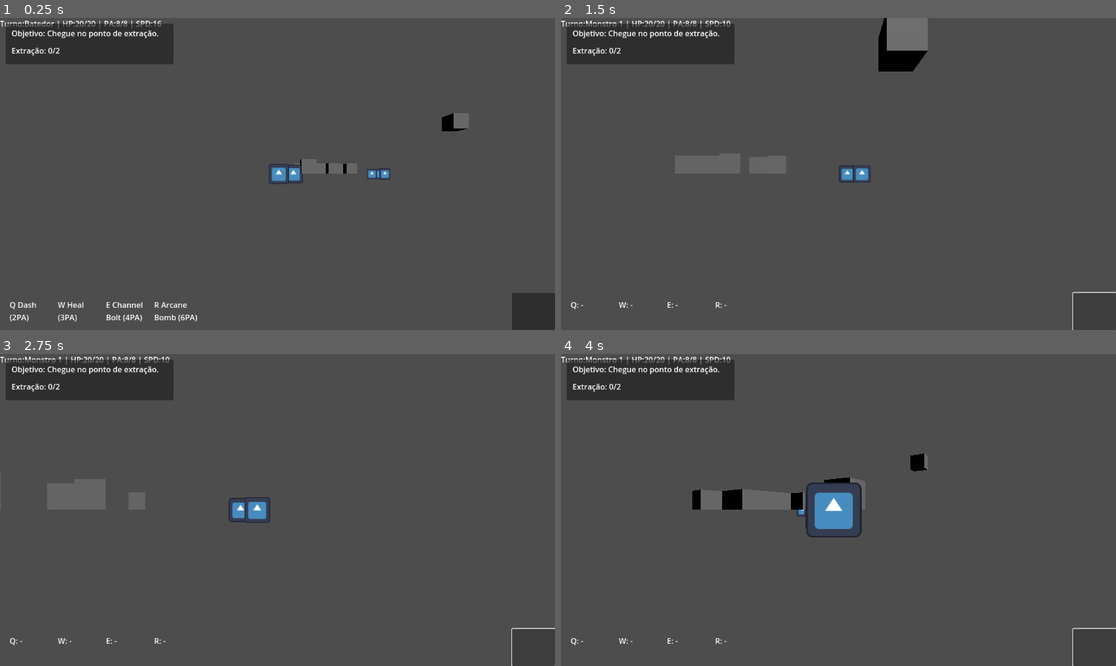
Above: before the commit, frames 1-4 (two rows, left to right).
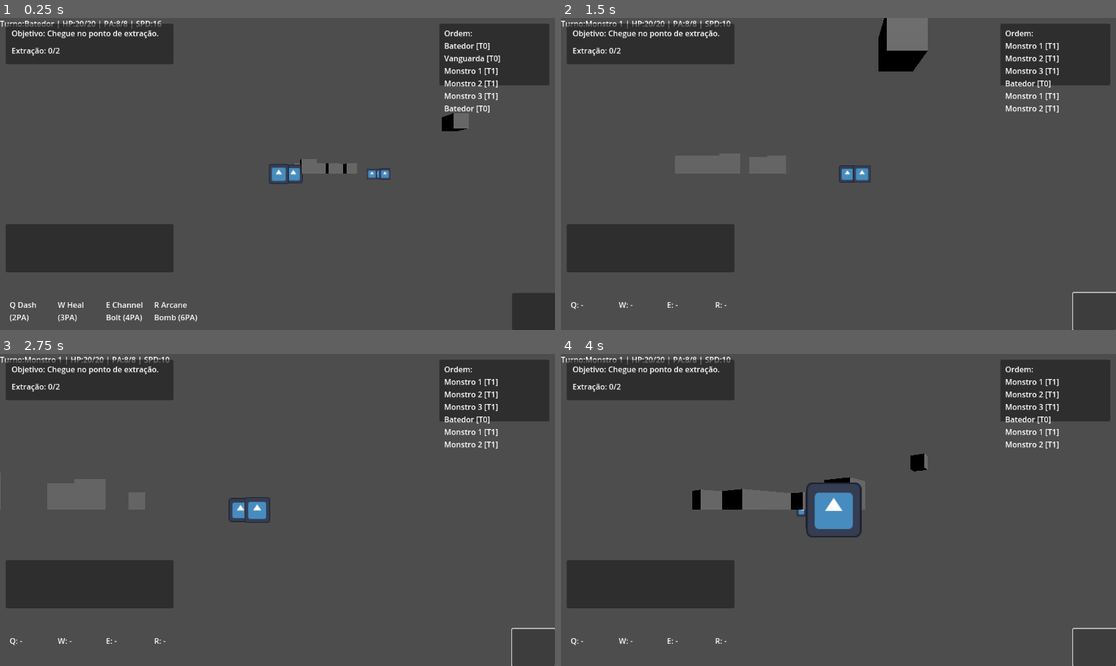
Above: after the commit, the same moments.

Repository: andrecc2507/JOGO
Game: Godot game, scene res://scene/main.tscn
Same seed, same stepped clock (60 frames per second), same inputs: the game is played once before the commit and once after it. The engine's default icon, where the game draws it, is replaced by a stand-in: a white triangle on a blue panel in a dark square.
Inputs (mouse positions are in pixels of both pictures, inside the frame that each line leads up to):
- Up to frame 1 (0.25 s): no input
- Up to frame 2 (1.5 s): click (1093, 311) at 0.5 s; tap Enter at 1.25 s; move the mouse to (960, 158) at 1.27 s; hold D from 1.28 s (still down); hold Shift from 1.28 s (still down); click (960, 158) at 1.42 s
- Up to frame 3 (2.75 s): move the mouse to (166, 525) at 2.02 s; release D at 2.03 s; release Shift at 2.03 s; hold S from 2.03 s (still down); tap Shift at 2.1 s; click (166, 525) at 2.17 s
- Up to frame 4 (4 s): move the mouse to (894, 441) at 2.77 s; release S at 2.78 s; hold D 2.78-3.53 s; hold Q 2.78-3.53 s; click (894, 441) at 2.92 s; tap Shift at 3.05, 3.8 s; move the mouse to (810, 572) at 3.52 s; hold W from 3.53 s (still down); tap E at 3.6 s; click (810, 572) at 3.67 s

The runs differ from the first frame. In frame 1, 8.5% of the frame differs, in the area x 1-99%, y 2-82%; in frame 2, 8.5%; in frame 3, 8.5%; in frame 4, 8.5%.
Error after the commit: Invalid assignment of property or key 'ring_radius' with value of type 'float' on a base object of type 'TorusMesh'. (res://scripts/tactical/tactical_controlle…

Commit message:
Enhance tactical camera and combat UX

Diff:
--- a/scripts/camera/camera_rig.gd
+++ b/scripts/camera/camera_rig.gd
@@ -6,6 +6,9 @@
 @export var zoom_speed := 2.0
 @export var zoom_min := 6.0
 @export var zoom_max := 26.0
+@export var pitch_speed := 1.1
+@export var pitch_min_deg := -65.0
+@export var pitch_max_deg := -15.0
 @export var smoothing := 10.0
 @export var allow_rotate := true
 @export var allow_pan := true
@@ -23,11 +26,14 @@
 var _current_pos: Vector3
 var _target_yaw: float = 0.0
 var _current_yaw: float = 0.0
+var _target_pitch: float = deg_to_rad(-35.0)
+var _current_pitch: float = deg_to_rad(-35.0)
 var _target_zoom: float = 14.0
 var _current_zoom: float = 14.0
 
 var _rotating: bool = false
 var _panning: bool = false
+var _input_enabled: bool = true
 var _last_pan_point: Vector3
 
 var _pivot: Node3D
@@ -52,11 +58,19 @@
 		_cam.get_parent().remove_child(_cam)
 		_pivot.add_child(_cam)
 		_cam.global_transform = old_global
+	elif _cam == null:
+		_input_enabled = false
+		set_process(false)
+		set_process_unhandled_input(false)
+		push_error("CameraRig: Camera3D not found. Input disabled.")
 
 	_target_pos = global_position
 	_current_pos = global_position
 	_current_yaw = rotation.y
 	_target_yaw = rotation.y
+	if _pivot != null:
+		_current_pitch = _pivot.rotation.x
+		_target_pitch = _current_pitch
 
 	if _cam != null:
 		_current_zoom = _cam.position.z
@@ -83,7 +97,7 @@
 	_target_pos = _clamp_to_bounds(_target_pos)
 
 func _unhandled_input(event: InputEvent) -> void:
-	if _cam == null:
+	if _cam == null or not _input_enabled:
 		return
 
 	if event is InputEventMouseButton:
@@ -105,7 +119,13 @@
 
 	if event is InputEventMouseMotion:
 		if allow_rotate and _rotating:
-			_target_yaw -= event.relative.x * rotate_speed * 0.01
+			if Input.is_key_pressed(KEY_SHIFT):
+				_target_pitch -= event.relative.y * pitch_speed * 0.01
+				var min_pitch = deg_to_rad(pitch_min_deg)
+				var max_pitch = deg_to_rad(pitch_max_deg)
+				_target_pitch = clamp(_target_pitch, min_pitch, max_pitch)
+			else:
+				_target_yaw -= event.relative.x * rotate_speed * 0.01
 		if allow_pan and _panning:
 			var current_point = _get_ground_point(event.position)
 			if current_point != null and _last_pan_point != null:
@@ -115,7 +135,7 @@
 				_last_pan_point = current_point
 
 func _process(delta: float) -> void:
-	if _cam == null:
+	if _cam == null or not _input_enabled:
 		return
 
 	_handle_keyboard_pan(delta)
@@ -124,6 +144,7 @@
 
 	_current_pos = _current_pos.lerp(_target_pos, 1.0 - exp(-smoothing * delta))
 	_current_yaw = lerp_angle(_current_yaw, _target_yaw, 1.0 - exp(-smoothing * delta))
+	_current_pitch = lerp_angle(_current_pitch, _target_pitch, 1.0 - exp(-smoothing * delta))
 	_current_zoom = lerp(_current_zoom, _target_zoom, 1.0 - exp(-smoothing * delta))
 
 	_apply_transform(false)
@@ -211,12 +232,16 @@
 	if immediate:
 		global_position = _target_pos
 		rotation.y = _target_yaw
+		if _pivot:
+			_pivot.rotation.x = _target_pitch
 		if _cam:
 			_cam.position.z = _target_zoom
 		return
 
 	global_position = _current_pos
 	rotation.y = _current_yaw
+	if _pivot:
+		_pivot.rotation.x = _current_pitch
 	if _cam:
 		_cam.position.z = _current_zoom
 
--- a/scripts/core/TimelineManager.gd
+++ b/scripts/core/TimelineManager.gd
@@ -39,6 +39,38 @@
 
 func get_active_unit() -> Unit:
 	return _active
+
+func get_turn_preview(count: int = 6) -> Array[Unit]:
+	var units := _units.filter(func(u): return u != null and not u.dead)
+	if units.is_empty() or count <= 0:
+		return []
+
+	var time := _time.duplicate()
+	var preview: Array[Unit] = []
+	var active: Unit = _active
+
+	for _i in range(count):
+		if active == null:
+			active = _pick_next_candidate(units, time)
+		if active == null:
+			break
+		preview.append(active)
+		var spd = max(1, active.speed)
+		var cost = tick_per_turn / float(spd)
+		time[active] = float(time.get(active, 0.0)) + cost
+		active = null
+
+	return preview
+
+func _pick_next_candidate(units: Array[Unit], time: Dictionary) -> Unit:
+	var best: Unit = null
+	var best_t: float = INF
+	for u in units:
+		var t = float(time.get(u, 0.0))
+		if t < best_t:
+			best_t = t
+			best = u
+	return best
 
 
 func _process(_delta: float) -> void:
--- a/scripts/tactical/tactical_controller.gd
+++ b/scripts/tactical/tactical_controller.gd
@@ -65,7 +65,13 @@
 var target_ring: MeshInstance3D
 var _active_ring_mat: StandardMaterial3D
 var _target_ring_mat: StandardMaterial3D
+var _hover_ring_mat: StandardMaterial3D
 var _target_ring_base_color: Color = Color(1.0, 0.65, 0.2, 0.6)
+var _hover_valid_move: Color = Color(0.2, 0.9, 0.4, 0.55)
+var _hover_valid_shoot: Color = Color(1.0, 0.2, 0.2, 0.6)
+var _hover_valid_ability: Color = Color(0.85, 0.65, 0.25, 0.6)
+var _hover_invalid: Color = Color(0.4, 0.4, 0.4, 0.35)
+var _hover_blocked: Color = Color(0.35, 0.1, 0.1, 0.45)
 var target_flash_timer := 0.0
 var _flash_target_cell := Vector2i(-999, -999)
 
@@ -103,6 +109,16 @@
 var _hotbar_root: Control
 var _hotbar_labels: Array[Label] = []
 var _selected_ability: Dictionary = {}
+
+# Combat log
+const LOG_BUFFER_MAX := 8
+var _log_buffer: Array[String] = []
+var _log_panel: Control
+var _log_label: Label
+
+# Turn order UI
+var _turn_panel: Control
+var _turn_label: Label
 
 func _ready() -> void:
 	_ensure_visuals()
@@ -112,6 +128,8 @@
 	_ensure_objective_marker()
 	_ensure_mission_ui()
 	_ensure_fx()
+	_ensure_log_ui()
+	_ensure_turn_order_ui()
 	if _cam == null:
 		_cam = get_node_or_null("../CameraRig/Pivot/Camera3D") as Camera3D
 
@@ -146,6 +164,8 @@
 	mission_turn_limit = int(mission.get("turn_limit", 0))
 	mission_state = {"completed": false, "failed": false, "turns": 0}
 	_last_active_team = -1
+	_log_buffer.clear()
+	_update_log_ui()
 
 	_build_map_from_mission()
 	_spawn_units_from_mission()
@@ -293,13 +313,14 @@
 	_selected_ability = {}
 	action_mode = ActionMode.MOVE
 	_refresh_hotbar(u)
-	_refresh_ui(u, Vector2i(-999, -999), null, null)
+	_refresh_ui(u, Vector2i(-999, -999), Vector2i(-999, -999), null, null, _evaluate_ability_target(u, Vector2i(-999, -999)))
 
 	var camrig = get_node_or_null("../CameraRig")
 	if camrig and camrig.has_method("center_on_world"):
 		camrig.center_on_world(u.global_position)
 
 	_update_active_ring(u)
+	_update_turn_order_ui()
 
 	_check_mission_status()
 
@@ -310,6 +331,7 @@
 
 	if end_turn_btn:
 		end_turn_btn.disabled = (act == null or act.team != 0)
+	_update_turn_order_ui()
 
 	if act == null:
 		hover_tile.visible = false
@@ -356,50 +378,50 @@
 		cover_indicator.visible = false
 		_hide_los_visuals()
 		_clear_aoe_preview()
-		_refresh_ui(act, Vector2i(-999, -999), null, null)
-		var ring_cell = _flash_target_cell if target_flash_timer > 0.0 else Vector2i(-999, -999)
-		_update_target_ring(act, ring_cell)
+		var ability_preview = _evaluate_ability_target(act, Vector2i(-999, -999))
+		_refresh_ui(act, Vector2i(-999, -999), Vector2i(-999, -999), null, null, ability_preview)
+		_update_target_ring_for_context(act, Vector2i(-999, -999), ability_preview)
 		return
 
 	var raw_cell: Vector2i = grid.world_to_cell(hit.position)
-	var snapped_cell = _compute_snap_cell(act, raw_cell)
-	_hover_snap = snapped_cell
-	var target_cell = snapped_cell if _reach_cost.has(snapped_cell) else raw_cell
-
-	if _reach_cost.has(snapped_cell):
-		hover_tile.visible = true
-		var wpos = grid.cell_to_world(snapped_cell.x, snapped_cell.y)
-		hover_tile.global_position = wpos + Vector3(0, 0.01, 0)
-		hover_tile.rotation = Vector3(-PI/2, 0, 0)
-
-		_update_aoe_preview(snapped_cell, act)
-
-		var threat = _nearest_enemy_to(snapped_cell)
-		var cover_info = null
-		if threat != null:
-			cover_info = LOS.cover_vs_attacker(grid, snapped_cell, threat.cell)
-			_draw_cover_indicator(snapped_cell, cover_info)
-		else:
-			cover_indicator.visible = false
-
-		var enemy = _unit_at_cell(snapped_cell, 1)
-		var shot_preview = null
-		if enemy != null:
-			shot_preview = _compute_shot_preview(act, enemy)
-			_update_los_visuals_for_shot(act, enemy)
-		else:
-			_hide_los_visuals()
-
-		_refresh_ui(act, snapped_cell, cover_info, shot_preview)
-	else:
+	if not grid.in_bounds(raw_cell.x, raw_cell.y):
 		hover_tile.visible = false
 		cover_indicator.visible = false
 		_hide_los_visuals()
 		_clear_aoe_preview()
-		_refresh_ui(act, Vector2i(-999, -999), null, null)
-
-	var ring_cell = _flash_target_cell if target_flash_timer > 0.0 else target_cell
-	_update_target_ring(act, ring_cell)
+		var ability_preview2 = _evaluate_ability_target(act, Vector2i(-999, -999))
+		_refresh_ui(act, Vector2i(-999, -999), Vector2i(-999, -999), null, null, ability_preview2)
+		_update_target_ring_for_context(act, Vector2i(-999, -999), ability_preview2)
+		return
+	var snapped_cell = _compute_snap_cell(act, raw_cell)
+	_hover_snap = snapped_cell
+	var move_cell = snapped_cell if _reach_cost.has(snapped_cell) else Vector2i(-999, -999)
+	var target_cell = raw_cell
+
+	var cover_info = null
+	if move_cell.x >= 0:
+		var threat = _nearest_enemy_to(move_cell)
+		if threat != null:
+			cover_info = LOS.cover_vs_attacker(grid, move_cell, threat.cell)
+			_draw_cover_indicator(move_cell, cover_info)
+		else:
+			cover_indicator.visible = false
+	else:
+		cover_indicator.visible = false
+
+	var enemy = _unit_at_cell(target_cell, 1)
+	var shot_preview = null
+	if enemy != null:
+		shot_preview = _compute_shot_preview(act, enemy)
+		_update_los_visuals_for_shot(act, enemy)
+	else:
+		_hide_los_visuals()
+
+	_update_aoe_preview(target_cell, act)
+	var ability_preview3 = _evaluate_ability_target(act, target_cell)
+	_update_hover_ring(act, move_cell, target_cell, enemy, shot_preview, ability_preview3)
+	_refresh_ui(act, move_cell, target_cell, cover_info if move_cell.x >= 0 else null, shot_preview, ability_preview3)
+	_update_target_ring_for_context(act, target_cell, ability_preview3)
 
 func _unhandled_input(event: InputEvent) -> void:
 	if not mission_active or mission_state.get("completed", false) or mission_state.get("failed", false):
@@ -535,6 +557,7 @@
 		_flash_target_at_cell(target.cell)
 		if fx:
 			fx.spawn_floating_text("+%d" % amt, target.global_position)
+		_spawn_action_ring(target.global_position, Color(0.3, 1.0, 0.4, 0.65))
 		_log("%s curou %s (+%d)" % [caster.unit_name, target.unit_name, amt])
 		return
 
@@ -551,6 +574,7 @@
 	var dmg = int(a.get("dmg", 0))
 	if dmg > 0:
 		_flash_target_at_cell(target.cell)
+		_spawn_action_ring(target.global_position, Color(0.9, 0.4, 0.2, 0.65))
 		_apply_direct_damage(caster, target, dmg, int(a.get("dmg_type", Damage.DmgType.PIERCING)))
 
 func _resolve_cast_if_ready(caster: Unit) -> void:
@@ -643,27 +667,55 @@
 				break
 		_hotbar_labels[i].text = txt
 
-func _refresh_ui(u: Unit, hover_cell: Vector2i, cover_info, shot_preview) -> void:
+func _refresh_ui(u: Unit, move_cell: Vector2i, target_cell: Vector2i, cover_info, shot_preview, ability_preview: Dictionary) -> void:
 	var base = "Turno:%s | HP:%d/%d | PA:%d/%d | SPD:%d" % [u.unit_name, u.hp, u.max_hp, u.pa, u.pa_max, u.speed]
 	if u.overwatch:
 		base += " | OVERWATCH"
 
-	if hover_cell.x < -100:
-		ui_label.text = base
-		aim_label.text = ""
-		return
-
-	var move_cost = int(_reach_cost.get(hover_cell, -1))
+	var move_cost = int(_reach_cost.get(move_cell, -1)) if move_cell.x >= 0 else -1
 	var cover_txt = "Cover:NONE"
 	if cover_info != null:
 		cover_txt = "Cover:%s(%s)" % [cover_info.type, cover_info.dir_name]
 
-	var shot_txt = ""
+	if move_cell.x < 0:
+		ui_label.text = base
+	else:
+		ui_label.text = "%s | Mover:%dPA | %s" % [base, move_cost, cover_txt]
+
+	var aim_lines: Array[String] = []
 	if shot_preview != null:
-		shot_txt = "Shot:%d%% %s rng %.1f/%.1f" % [shot_preview.hit, shot_preview.los_txt, shot_preview.dist, shot_preview.max_range]
-
-	ui_label.text = "%s | Mover:%dPA | %s" % [base, move_cost, cover_txt]
-	aim_label.text = shot_txt
+		var range_ok = shot_preview.dist <= shot_preview.max_range
+		var los_txt = "LOS" if shot_preview.has_los else "SEM LOS"
+		var cover_type = "NONE"
+		if shot_preview.cover != null:
+			cover_type = String(shot_preview.cover.type)
+		var high_txt = int(shot_preview.high_bonus)
+		aim_lines.append("Hit:%d%% | %s | Range:%.1f/%.1f | Cover:%s | High:%+d" % [
+			shot_preview.hit,
+			los_txt,
+			shot_preview.dist,
+			shot_preview.max_range,
+			cover_type,
+			high_txt
+		])
+		if not shot_preview.has_los:
+			aim_lines.append("SEM LOS")
+		elif not range_ok:
+			aim_lines.append("FORA DO ALCANCE")
+
+	if action_mode == ActionMode.ABILITY and not _selected_ability.is_empty():
+		var nm = String(_selected_ability.get("name", ""))
+		var cost = int(_selected_ability.get("cost_pa", 0))
+		var cd = u.cd_left(nm)
+		var rng = int(_selected_ability.get("range", 0))
+		var tm = int(_selected_ability.get("target_mode", Abilities.TargetMode.CELL))
+		var tm_txt = _ability_target_mode_label(tm)
+		aim_lines.append("Ability:%s | Custo:%dPA | CD:%d | Alcance:%d | Alvo:%s" % [nm, cost, cd, rng, tm_txt])
+		var reason = String(ability_preview.get("reason", ""))
+		if reason != "":
+			aim_lines.append(reason)
+
+	aim_label.text = "" if aim_lines.is_empty() else "\n".join(aim_lines)
 
 func _ensure_mission_ui() -> void:
 	var ui = get_node_or_null("../UI")
@@ -872,6 +924,7 @@
 		fx.spawn_floating_text("-%d" % final_dmg, defender.global_position)
 		if final_dmg > 0:
 			fx.shake_node(defender, 0.08, 0.12)
+	_spawn_action_ring(defender.global_position, Color(1.0, 0.25, 0.2, 0.65))
 	_log("%s acertou %s por %d (HP %d/%d)" % [attacker.unit_name, defender.unit_name, final_dmg, defender.hp, defender.max_hp])
 	if defender.dead:
 		_on_unit_died(defender)
@@ -894,6 +947,7 @@
 		if fx:
 			fx.spawn_tracer(attacker.global_position + Vector3(0, 0.6, 0), defender.global_position + Vector3(0, 0.6, 0))
 			fx.spawn_floating_text("MISS", defender.global_position)
+		_spawn_action_ring(defender.global_position, Color(0.5, 0.5, 0.5, 0.5))
 		return
 
 	var block = clamp(defender.def * 2, 0, 60)
@@ -903,6 +957,7 @@
 		if fx:
 			fx.spawn_tracer(attacker.global_position + Vector3(0, 0.6, 0), defender.global_position + Vector3(0, 0.6, 0))
 			fx.spawn_floating_text("BLOCK", defender.global_position)
+		_spawn_action_ring(defender.global_position, Color(0.65, 0.65, 0.65, 0.55))
 		return
 
 	var raw_dmg = max(1, attacker.get_weapon_dmg() + 5 + int(attacker.dex * 0.5))
@@ -936,6 +991,7 @@
 		"hit": int(hit),
 		"dist": float(dist),
 		"max_range": float(max_range),
+		"high_bonus": int(high_bonus),
 		"cover": cover,
 		"blocker": blocker
 	}
@@ -1090,9 +1146,9 @@
 
 	hover_tile = MeshInstance3D.new()
 	add_child(hover_tile)
-	var hq := QuadMesh.new()
-	hq.size = Vector2(1.0, 1.0)
-	hover_tile.mesh = hq
+	hover_tile.mesh = _make_ring_mesh()
+	_hover_ring_mat = _make_ring_material(_hover_valid_move)
+	hover_tile.material_override = _hover_ring_mat
 	hover_tile.visible = false
 	hover_tile.rotation = Vector3(-PI/2, 0, 0)
 
@@ -1138,9 +1194,12 @@
 	target_ring.rotation = Vector3(-PI/2, 0, 0)
 
 func _make_ring_mesh() -> Mesh:
-	var quad := QuadMesh.new()
-	quad.size = Vector2(0.9, 0.9)
-	return quad
+	var torus := TorusMesh.new()
+	torus.ring_radius = 0.42
+	torus.pipe_radius = 0.045
+	torus.ring_sides = 24
+	torus.pipe_sides = 12
+	return torus
 
 func _make_ring_material(color: Color) -> StandardMaterial3D:
 	var mat := StandardMaterial3D.new()
@@ -1157,6 +1216,245 @@
 	fx = CombatFX.new()
 	fx.name = "CombatFX"
 	add_child(fx)
+
+func _ensure_log_ui() -> void:
+	var ui = get_node_or_null("../UI")
+	if ui == null:
+		return
+
+	_log_panel = ui.get_node_or_null("CombatLogPanel") as Control
+	if _log_panel == null:
+		_log_panel = Panel.new()
+		_log_panel.name = "CombatLogPanel"
+		_log_panel.anchor_left = 0.0
+		_log_panel.anchor_right = 0.0
+		_log_panel.anchor_top = 1.0
+		_log_panel.anchor_bottom = 1.0
+		_log_panel.offset_left = 12
+		_log_panel.offset_right = 360
+		_log_panel.offset_top = -220
+		_log_panel.offset_bottom = -120
+		ui.add_child(_log_panel)
+
+	_log_label = _log_panel.get_node_or_null("LogLabel") as Label
+	if _log_label == null:
+		_log_label = Label.new()
+		_log_label.name = "LogLabel"
+		_log_label.position = Vector2(8, 6)
+		_log_label.size = Vector2(330, 90)
+		_log_label.autowrap_mode = TextServer.AUTOWRAP_WORD_SMART
+		_log_panel.add_child(_log_label)
+	_update_log_ui()
+
+func _update_log_ui() -> void:
+	if _log_label == null:
+		return
+	_log_label.text = "\n".join(_log_buffer)
+
+func _ensure_turn_order_ui() -> void:
+	var ui = get_node_or_null("../UI")
+	if ui == null:
+		return
+	_turn_panel = ui.get_node_or_null("TurnOrderPanel") as Control
+	if _turn_panel == null:
+		_turn_panel = Panel.new()
+		_turn_panel.name = "TurnOrderPanel"
+		_turn_panel.anchor_left = 1.0
+		_turn_panel.anchor_right = 1.0
+		_turn_panel.anchor_top = 0.0
+		_turn_panel.anchor_bottom = 0.0
+		_turn_panel.offset_left = -240
+		_turn_panel.offset_right = -12
+		_turn_panel.offset_top = 12
+		_turn_panel.offset_bottom = 140
+		ui.add_child(_turn_panel)
+
+	_turn_label = _turn_panel.get_node_or_null("TurnOrderLabel") as Label
+	if _turn_label == null:
+		_turn_label = Label.new()
+		_turn_label.name = "TurnOrderLabel"
+		_turn_label.position = Vector2(10, 8)
+		_turn_label.size = Vector2(210, 110)
+		_turn_label.autowrap_mode = TextServer.AUTOWRAP_WORD_SMART
+		_turn_panel.add_child(_turn_label)
+	_update_turn_order_ui()
+
+func _update_turn_order_ui() -> void:
+	if _turn_label == null or timeline == null:
+		return
+	if not timeline.has_method("get_turn_preview"):
+		return
+	var preview: Array = timeline.get_turn_preview(6)
+	if preview.is_empty():
+		_turn_label.text = "Ordem: -"
+		return
+	var lines: Array[String] = ["Ordem:"]
+	for u in preview:
+		if u == null:
+			continue
+		lines.append("%s [T%d]" % [u.unit_name, u.team])
+	_turn_label.text = "\n".join(lines)
+
+func _ability_target_mode_label(tm: int) -> String:
+	match tm:
+		Abilities.TargetMode.CELL:
+			return "CELL"
+		Abilities.TargetMode.UNIT:
+			return "UNIT"
+		Abilities.TargetMode.SELF:
+			return "SELF"
+		_:
+			return "?"
+
+func _evaluate_ability_target(act: Unit, cell: Vector2i) -> Dictionary:
+	var result := {"valid": false, "reason": "", "target_mode": Abilities.TargetMode.CELL, "target_unit": null, "target_cell": cell}
+	if act == null or _selected_ability.is_empty():
+		return result
+	if grid == null:
+		return result
+	var name = String(_selected_ability.get("name", ""))
+	var cost = int(_selected_ability.get("cost_pa", 0))
+	var cd = act.cd_left(name)
+	var target_mode = int(_selected_ability.get("target_mode", Abilities.TargetMode.CELL))
+	result.target_mode = target_mode
+	if cd > 0:
+		result.reason = "COOLDOWN"
+		return result
+	if act.pa < cost:
+		result.reason = "SEM PA"
+		return result
+
+	if target_mode == Abilities.TargetMode.SELF:
+		result.valid = true
+		result.target_unit = act
+		result.target_cell = act.cell
+		return result
+
+	if not grid.in_bounds(cell.x, cell.y):
+		result.reason = "ALVO INVÁLIDO"
+		return result
+
+	var r = int(_selected_ability.get("range", 0))
+	if r > 0 and abs(cell.x - act.cell.x) + abs(cell.y - act.cell.y) > r:
+		result.reason = "FORA DO ALCANCE"
+		return result
+
+	if target_mode == Abilities.TargetMode.CELL:
+		result.valid = true
+		return result
+	if target_mode == Abilities.TargetMode.UNIT:
+		var tgt = _unit_at_cell(cell, 1)
+		if tgt == null:
+			tgt = _unit_at_cell(cell, 0)
+		if tgt == null:
+			result.reason = "SEM ALVO"
+			return result
+		result.valid = true
+		result.target_unit = tgt
+		return result
+
+	return result
+
+func _update_hover_ring(act: Unit, move_cell: Vector2i, target_cell: Vector2i, enemy: Unit, shot_preview, ability_preview: Dictionary) -> void:
+	if hover_tile == null or _hover_ring_mat == null or grid == null:
+		return
+	var show = false
+	var color = _hover_invalid
+	var ring_cell = target_cell
+
+	if enemy != null and shot_preview != null and action_mode != ActionMode.ABILITY:
+		show = true
+		var valid_shot = shot_preview.has_los and shot_preview.dist <= shot_preview.max_range
+		color = _hover_valid_shoot if valid_shot else _hover_blocked
+		ring_cell = target_cell
+	else:
+		match action_mode:
+			ActionMode.MOVE:
+				if move_cell.x >= 0:
+					show = true
+					color = _hover_valid_move
+					ring_cell = move_cell
+				elif grid.in_bounds(target_cell.x, target_cell.y):
+					show = true
+					color = _hover_invalid
+			ActionMode.SHOOT:
+				if enemy != null and shot_preview != null:
+					show = true
+					var valid = shot_preview.has_los and shot_preview.dist <= shot_preview.max_range
+					color = _hover_valid_shoot if valid else _hover_blocked
+				elif grid.in_bounds(target_cell.x, target_cell.y):
+					show = true
+					color = _hover_invalid
+			ActionMode.ABILITY:
+				if ability_preview.get("valid", false):
+					show = true
+					color = _hover_valid_ability
+					if ability_preview.get("target_mode", Abilities.TargetMode.CELL) == Abilities.TargetMode.SELF:
+						ring_cell = act.cell
+				elif grid.in_bounds(target_cell.x, target_cell.y):
+					show = true
+					color = _hover_invalid
+
+	_hover_ring_mat.albedo_color = color
+	_hover_ring_mat.emission = Color(color.r, color.g, color.b)
+	if not show:
+		hover_tile.visible = false
+		return
+
+	var wpos = grid.cell_to_world(ring_cell.x, ring_cell.y)
+	hover_tile.global_position = wpos + Vector3(0, 0.02, 0)
+	hover_tile.rotation = Vector3(-PI/2, 0, 0)
+	hover_tile.visible = true
+
+func _update_target_ring_for_context(act: Unit, target_cell: Vector2i, ability_preview: Dictionary) -> void:
+	if target_ring == null or _target_ring_mat == null or grid == null:
+		return
+	if act == null:
+		target_ring.visible = false
+		return
+	if target_flash_timer > 0.0:
+		_update_target_ring(act, _flash_target_cell)
+		return
+	if action_mode != ActionMode.ABILITY or _selected_ability.is_empty():
+		target_ring.visible = false
+		return
+	if not ability_preview.get("valid", false):
+		target_ring.visible = false
+		return
+
+	var color = _hover_valid_ability
+	_target_ring_mat.albedo_color = color
+	_target_ring_mat.emission = Color(color.r, color.g, color.b)
+	var tm = int(ability_preview.get("target_mode", Abilities.TargetMode.CELL))
+	if tm == Abilities.TargetMode.SELF:
+		var pos = grid.cell_to_world(act.cell.x, act.cell.y)
+		target_ring.global_position = pos + Vector3(0, 0.02, 0)
+	elif tm == Abilities.TargetMode.UNIT and ability_preview.get("target_unit", null) != null:
+		var u: Unit = ability_preview.get("target_unit", null)
+		var pos_u = grid.cell_to_world(u.cell.x, u.cell.y)
+		target_ring.global_position = pos_u + Vector3(0, 0.02, 0)
+	else:
+		var wpos = grid.cell_to_world(target_cell.x, target_cell.y)
+		target_ring.global_position = wpos + Vector3(0, 0.02, 0)
+	target_ring.visible = true
+
+func _spawn_action_ring(world_pos: Vector3, color: Color) -> void:
+	var ring := MeshInstance3D.new()
+	ring.mesh = _make_ring_mesh()
+	var mat := _make_ring_material(color)
+	ring.material_override = mat
+	ring.rotation = Vector3(-PI/2, 0, 0)
+	ring.global_position = world_pos + Vector3(0, 0.03, 0)
+	ring.scale = Vector3(0.6, 1.0, 0.6)
+	add_child(ring)
+
+	var tween = create_tween()
+	tween.tween_property(ring, "scale", Vector3(1.4, 1.0, 1.4), 0.35).set_trans(Tween.TRANS_SINE).set_ease(Tween.EASE_OUT)
+	tween.parallel().tween_property(mat, "albedo_color", Color(color.r, color.g, color.b, 0.0), 0.35)
+	tween.finished.connect(func():
+		if is_instance_valid(ring):
+			ring.queue_free()
+	)
 
 func _update_active_ring(unit: Unit) -> void:
 	if active_ring == null or unit == null:
@@ -1271,6 +1569,15 @@
 	if int(_selected_ability.get("aoe_radius", 0)) <= 0:
 		_clear_aoe_preview()
 		return
+	var tm = int(_selected_ability.get("target_mode", Abilities.TargetMode.CELL))
+	if tm == Abilities.TargetMode.SELF:
+		_clear_aoe_preview()
+		return
+
+	var rng = int(_selected_ability.get("range", 0))
+	if rng > 0 and abs(center.x - act.cell.x) + abs(center.y - act.cell.y) > rng:
+		_clear_aoe_preview()
+		return
 
 	var r = int(_selected_ability.get("aoe_radius", 0))
 	_aoe_cells = _cells_in_manhattan_radius(center, r)
@@ -1294,6 +1601,8 @@
 	return out
 
 func _cast_aoe_on_cell(center: Vector2i, dmg: int, radius: int, dmg_type: int) -> void:
+	var wpos = grid.cell_to_world(center.x, center.y)
+	_spawn_action_ring(wpos, Color(1.0, 0.6, 0.2, 0.65))
 	_try_explosion_on_cell(center, dmg, radius, dmg_type)
 
 	for u in player_units.duplicate():
@@ -1651,3 +1960,7 @@
 
 func _log(msg: String) -> void:
 	print(msg)
+	_log_buffer.append(msg)
+	if _log_buffer.size() > LOG_BUFFER_MAX:
+		_log_buffer.pop_front()
+	_update_log_ui()
